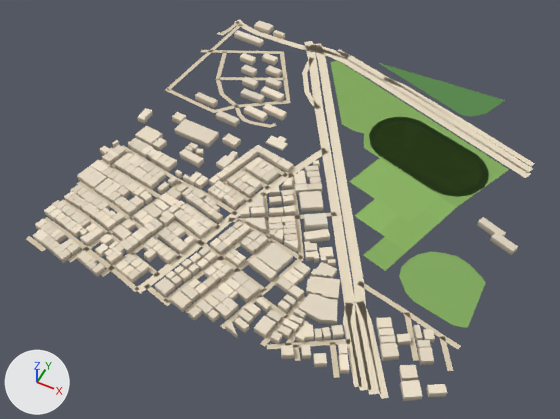
The glTF model public/assets/bengaluru-region-v1/tiles/t5_-12-l1.glb as it was, and as the next commit left it.
Before and after are seen from a 50 mm camera at (3026.0, -6383.0, 703.0) aimed at (2735.0, -5800.0, -25.0). Arrows for +X, +Y and +Z are at lower left; the lights stay in place. The picture after the commit comes second. Vertices at exactly the same position are counted once.

Objects in the first picture: 'building', 'ground'.
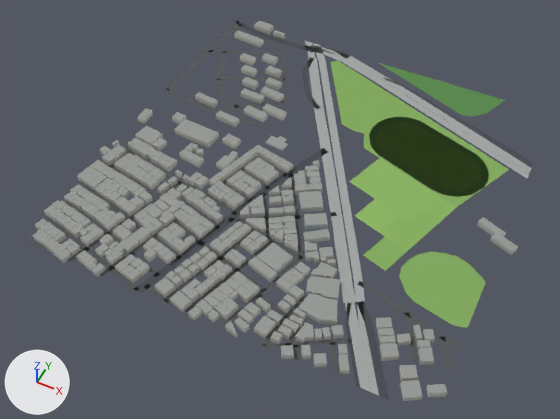
Location of each change, [x1, y1, x2, y2] in pixels of the pictures (560 x 419 px; the box of a moved part takes in the faces that stretch with it):
```json
{"object": "ground", "change": "reshaped", "before": [26, 20, 535, 399], "after": [26, 19, 534, 400]}
{"part": 1, "of": "me_building", "change": "recoloured", "before": [33, 21, 518, 401], "after": [33, 21, 518, 401], "on screen": "darker"}
{"part": 2, "of": "me_ground", "change": "moved or reshaped", "before": [318, 46, 349, 59], "after": [317, 46, 349, 58]}
{"part": 3, "of": "me_ground", "change": "rebuilt", "before": [383, 78, 477, 130], "after": [384, 78, 476, 130]}
{"part": 4, "of": "me_ground", "change": "rebuilt", "before": [343, 303, 362, 387], "after": [345, 303, 360, 387], "on screen": "20% narrower"}
{"part": 5, "of": "me_ground", "change": "rebuilt", "before": [355, 302, 381, 395], "after": [357, 303, 379, 396], "on screen": "15% narrower"}
{"part": 6, "of": "me_ground", "change": "rebuilt", "before": [338, 49, 350, 58], "after": [330, 48, 351, 58]}
{"part": 7, "of": "me_ground", "change": "rebuilt", "before": [304, 41, 314, 47], "after": [305, 41, 313, 47]}
{"part": 8, "of": "me_ground", "change": "moved or reshaped", "before": [26, 48, 535, 399], "after": [26, 48, 534, 400]}
{"part": 9, "of": "me_ground", "change": "moved or reshaped", "before": [201, 20, 243, 52], "after": [200, 19, 243, 52]}
{"part": 10, "of": "me_ground", "change": "recoloured", "before": [66, 22, 509, 391], "after": [66, 22, 509, 391]}
```

Edits to the scene script, one JSON object a line:
```json
{"block": "me_building", "where": "# used by ob_building; location = (2500.0, -6000.0, 0.0)"}
{"op": "remove", "block": "me_building", "code": "me_building.from_pydata(...)  # 3110 vertices, 3908 faces; spans x -7.0..519.0, y -5.0..507.0, z 0.0..15.0"}
{"op": "add", "block": "me_building", "code": "me_building.from_pydata(...)  # 3110 vertices, 4706 faces; spans x -7.0..519.0, y -5.0..507.0, z 0.0..15.0"}
{"block": "me_building", "change": "me_building part 1: 3908 kept faces spanning x -7.0..519.0, y -5.0..507.0, z 0.0..15.0 get new vertex colours"}
{"block": "me_ground", "where": "# used by ob_ground; location = (2500.0, -6000.0, 0.0)"}
{"op": "remove", "block": "me_ground", "code": "me_ground.from_pydata(...)  # 971 vertices, 942 faces; spans x -1.0..503.0, y -3.0..504.0, z 1.0"}
{"op": "add", "block": "me_ground", "code": "me_ground.from_pydata(...)  # 984 vertices, 955 faces; spans x 0.0..500.0, y 0.0..500.0, z 1.0"}
{"block": "me_ground", "change": "me_ground part 2: the loose piece of 6 vertices spanning x 151.0..202.0, y 486.0..499.0, z 1.0 is scaled about its middle by (1, 0.585, 1)"}
{"block": "me_ground", "change": "me_ground part 3: the loose piece of 12 vertices spanning x 266.0..416.0, y 420.0..474.0, z 1.0 is rebuilt with 12 vertices and now spans x 266.0..415.0, y 422.0..471.0, z 1.0"}
{"block": "me_ground", "change": "me_ground part 4: the loose piece of 10 vertices spanning x 371.0..426.0, y -2.0..91.0, z 1.0 is rebuilt with 10 vertices and now spans x 373.0..425.0, y 0.0..91.0, z 1.0"}
{"block": "me_ground", "change": "me_ground part 5: the loose piece of 10 vertices spanning x 379.0..446.0, y -3.0..99.0, z 1.0 is rebuilt with 10 vertices and now spans x 381.0..445.0, y 0.0..98.0, z 1.0"}
{"block": "me_ground", "change": "me_ground part 6: the loose piece of 4 vertices spanning x 179.0..203.0, y 488.0..504.0, z 1.0 is rebuilt with 6 vertices and now spans x 167.0..203.0, y 487.0..500.0, z 1.0"}
{"block": "me_ground", "change": "me_ground part 7: the loose piece of 4 vertices spanning x 127.0..145.0, y 485.0..503.0, z 1.0 is rebuilt with 4 vertices and now spans x 126.0..144.0, y 485.0..500.0, z 1.0"}
{"block": "me_ground", "change": "me_ground part 8: 128 vertices moved from x 1.0..499.0, y -3.0..498.0, z 1.0 to x 0.0..500.0, y 0.0..497.0, z 1.0; 51 vertices removed from x -1.0..503.0, y -3.0..486.0, z 1.0; 62 vertices added at x 0.0..500.0, y 0.0..486.0, z 1.0"}
{"block": "me_ground", "change": "me_ground part 9: 4 vertices moved from x -1.0..10.0, y 410.0..496.0, z 1.0 to x 0.0..9.0, y 404.0..500.0, z 1.0; 3 vertices removed from x 1.0..17.0, y 405.0..504.0, z 1.0; 3 vertices added at x 0.0..21.0, y 411.0..500.0, z 1.0"}
{"block": "me_ground", "change": "me_ground part 10: 449 kept faces spanning x 0.0..500.0, y 0.0..499.0, z 1.0 get new vertex colours; the middle colour goes from beige #d7c9ae to dark grey #535556"}
{"block": "me_ground", "change": "other edits to the shape of me_ground do not show in these pictures"}
```
